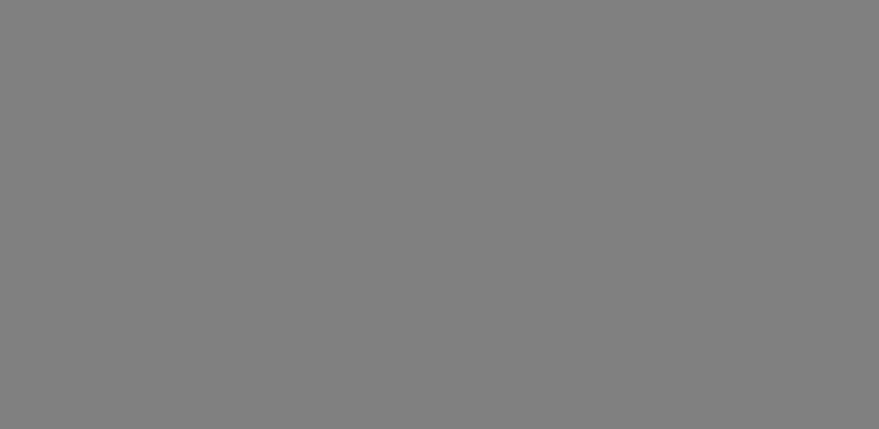
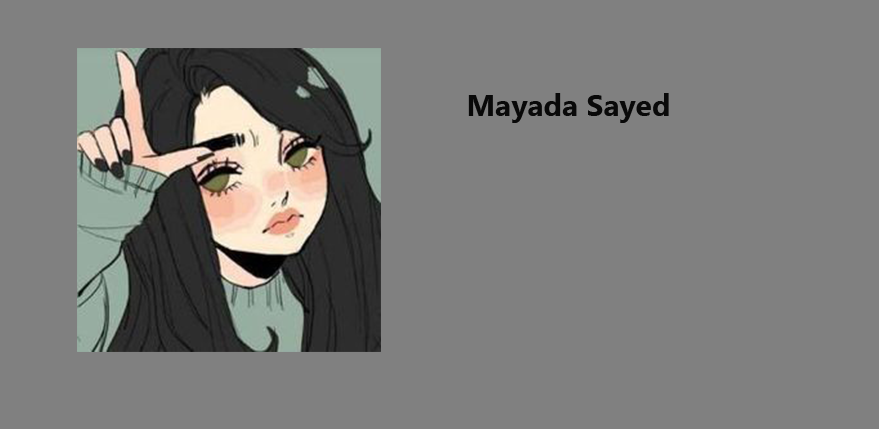
Layered file, before and after one edit (879x429). Changes by layer:
added layer "Mayada Sayed" above "58a9a2b01835cd5c7b96188344754567" over [left=468, top=93, right=669, bottom=123]
added layer "58a9a2b01835cd5c7b96188344754567" above "Rectangle 1 copy 5" over [left=77, top=48, right=381, bottom=352]
